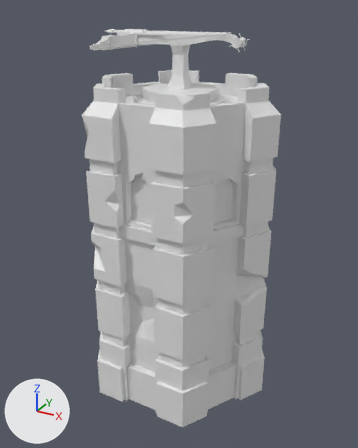
The FBX model Tower Defence/Assets/Meshes/Ballista Tower L1.fbx, before and after one commit.
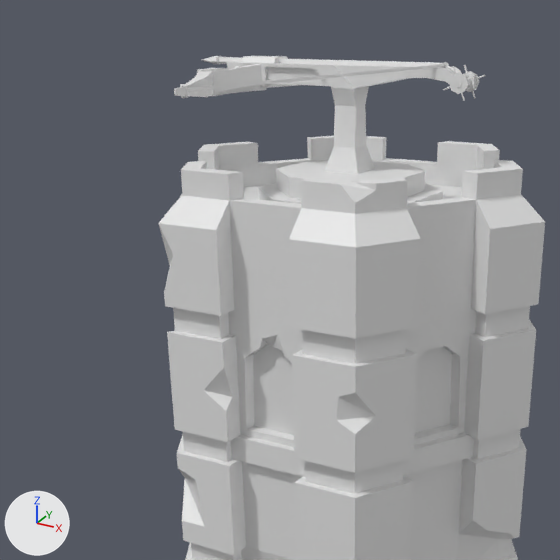
Each version appears first whole from a camera (50 mm lens) standing at (2.64, -4.83, 4.46) and looking at (0.01, -0.04, 2.07), and next in a close-up on the part from 0% to 81% of the width and 0% to 64% of the height. Every picture has the same lights, and +X, +Y and +Z are marked at lower left. Where no turn or scale is listed for an object, it has been applied to the vertices.

Names of what the first close-up shows: 'BIKarrow', 'Ballista', 'Ballista Tower', 'RotatePad'.
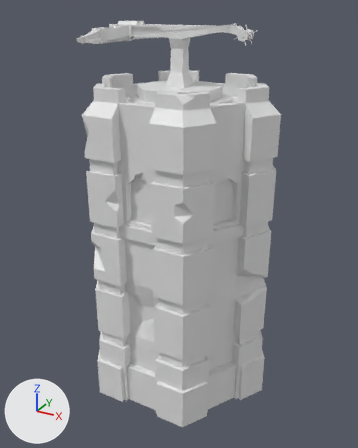
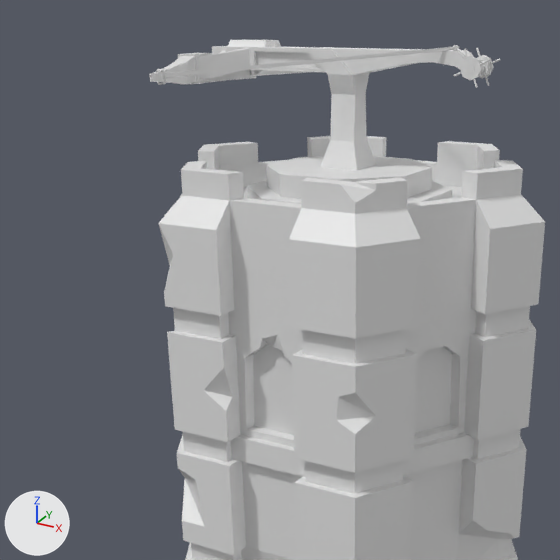
The newer file is also rescaled (x0.804), turned or shifted as a whole; pictures and numbers use the older file's frame.

Pixel boxes (x1, y1, x2, y2) of what changed, in the close-ups (560 x 560 px):
'Ballista', mesh rescaled (13% wider, 12% taller)
    before: (174, 56, 485, 199)
    after: (149, 39, 500, 199)
'BIKarrow', deleted
    before: (202, 56, 443, 68)

The change in detail:
me_cylinder has 651 vertices, 728 faces and spans x -0.81..0.74, y -0.91..0.91, z -0.05..0.63.
me_cylinder is used by ob_ballista; location (0.0, 0.0, 3.604).
me_cylinder part 1: the whole mesh is scaled about its middle by 1.11, then moved by (-0.01, 0.0, 0.05).
Object 'BIKarrow' (ob_bikarrow) is deleted.
